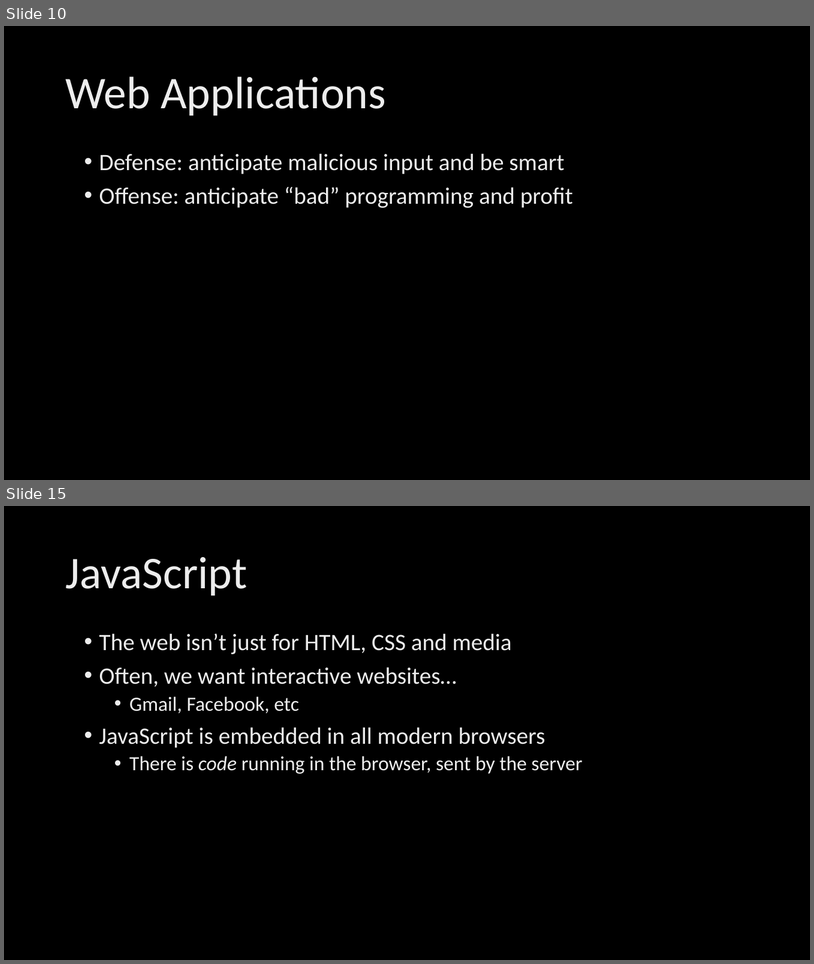
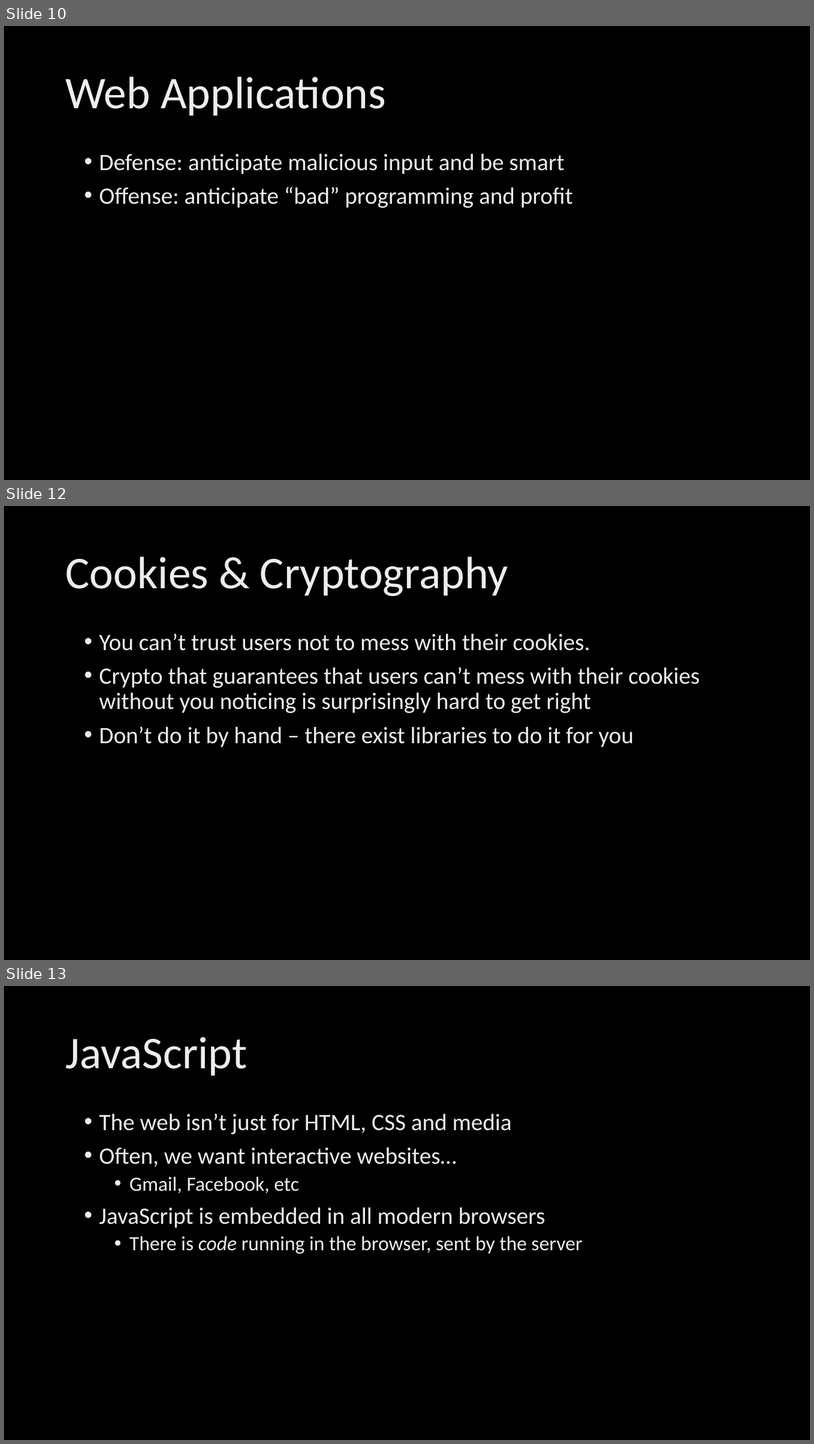
Before and after one commit to mserrano/talks, a slide deck: crashcourse-websec/slides.pptx. Shown one above the other, each under a label of ours: slides 10 and 15 before the commit, slides 10, 12 and 13 after it; the slides between them are not shown. The pictures are 814x964 and 814x1444 pixels, drawn with LibreOffice and Linux fonts; fonts in the diff are those of the drawing; background and template pictures are left out. Boxes give left, top, right and bottom in pixels: in the first picture for what was removed or moved away, otherwise in the second. Text is boxed around its words. In the diff, an @@ line names an element or a change of style, - is before the commit and + after.

```diff
--- a/crashcourse-websec/slides.pptx
+++ b/crashcourse-websec/slides.pptx
@@ slide 12 added at bbox=[4, 506, 810, 960], background picture (left out) @@
@@ title added at bbox=[65, 556, 509, 596], 54 pt, text gradient #BFBFBF to #EDEDED to #FFFFFF @@
+Cookies & Cryptography
@@ text added at bbox=[99, 633, 700, 747], 28 pt, text gradient #BFBFBF to #EDEDED to #FFFFFF @@
+• You can’t trust users not to mess with their cookies.
+• Crypto that guarantees that users can’t mess with their cookies without you noticing is surprisingly hard to get right
+• Don’t do it by hand – there exist libraries to do it for you
@@ what was slide 15 is now slide 13 @@
```
Also in this commit, not shown: 12 slides changed, 1 other slide added, 1 slide removed.
